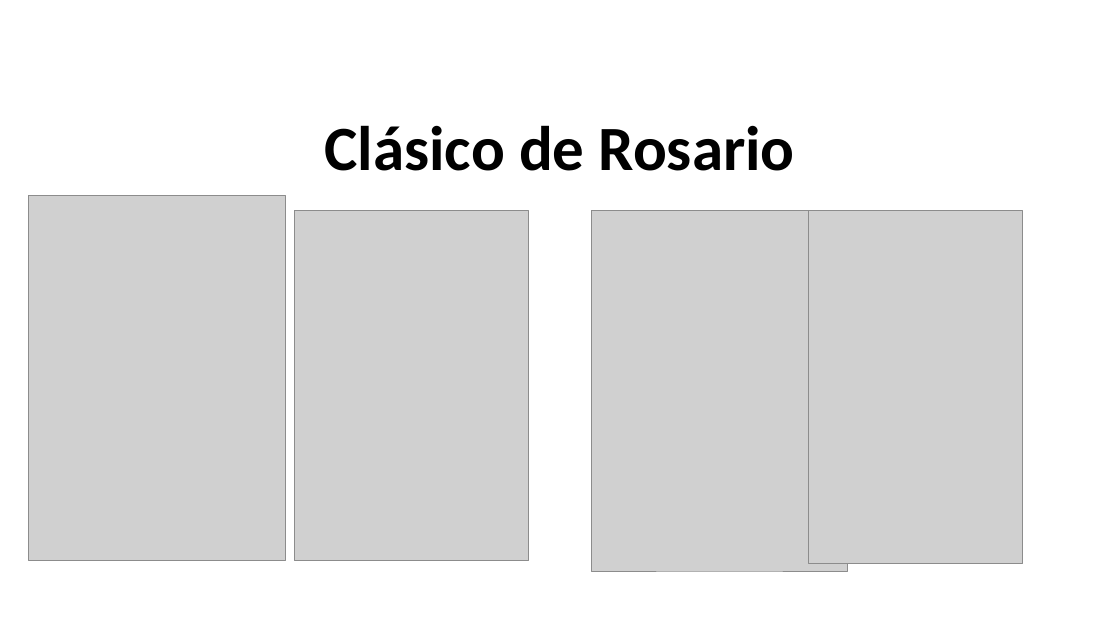
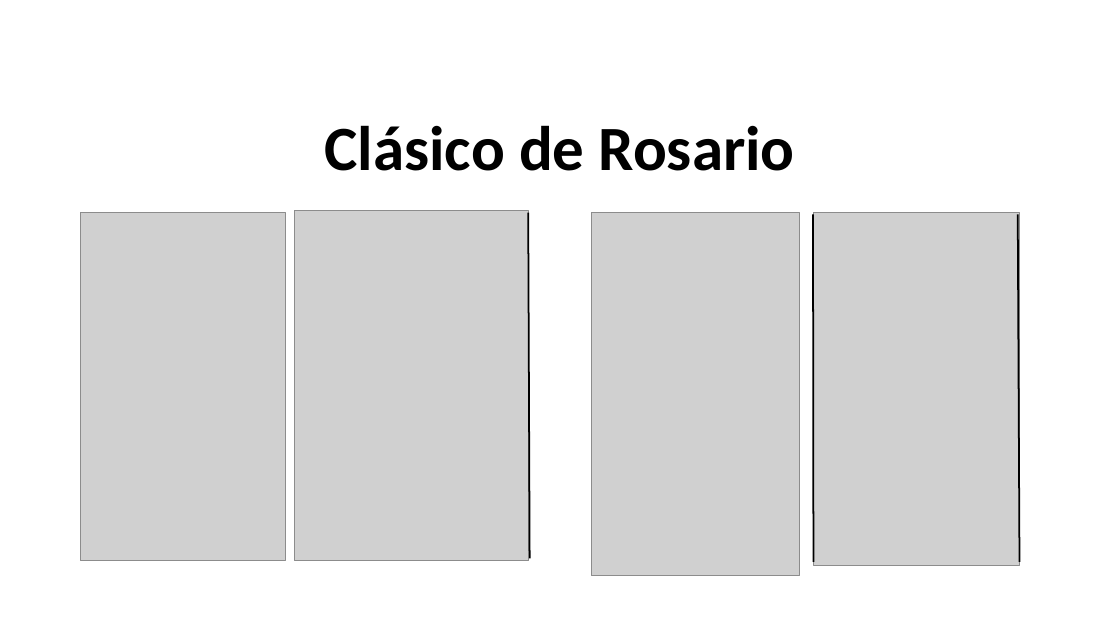
Before and after one commit to ColoCepeda/TP_Matematica, a slide deck: slide 12 of MaterialUtil/Presentación.pptx (slide 10 before the commit). Drawn at 1120x630 pixels with LibreOffice and Linux fonts; fonts in the diff are those of the drawing; grey boxes stand for pictures. Boxes give left, top, right and bottom in pixels: in the first picture for what was removed or moved away, otherwise in the second. Text is boxed around its words. In the diff, an @@ line names an element or a change of style, - is before the commit and + after.

```diff
--- a/MaterialUtil/Presentación.pptx
+++ b/MaterialUtil/Presentación.pptx
@@ picture: place and size @@
-picture at bbox=[29, 196, 285, 561]
+picture at bbox=[80, 213, 285, 560]
@@ line added from (528, 213) to (530, 559), #000000 1.5 pt @@
@@ picture: place and size @@
-picture at bbox=[592, 211, 848, 571]
+picture at bbox=[592, 213, 800, 576]
@@ picture: place and size @@
-picture at bbox=[809, 211, 1023, 564]
+picture at bbox=[813, 213, 1019, 565]
@@ line added from (813, 214) to (813, 562), #000000 1.5 pt @@
@@ line added from (1018, 214) to (1020, 562), #000000 1.5 pt @@
```
Also in this commit, not shown: 7 other slides changed, 2 slides added.
